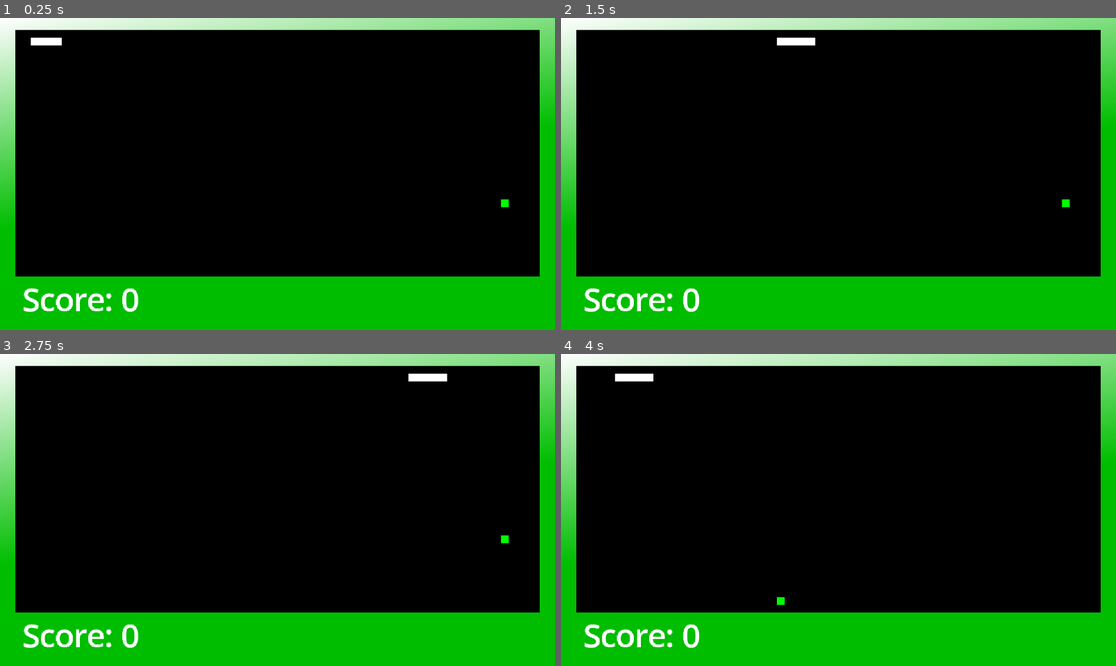
Above: before the commit, frames 1-4 (two rows, left to right).
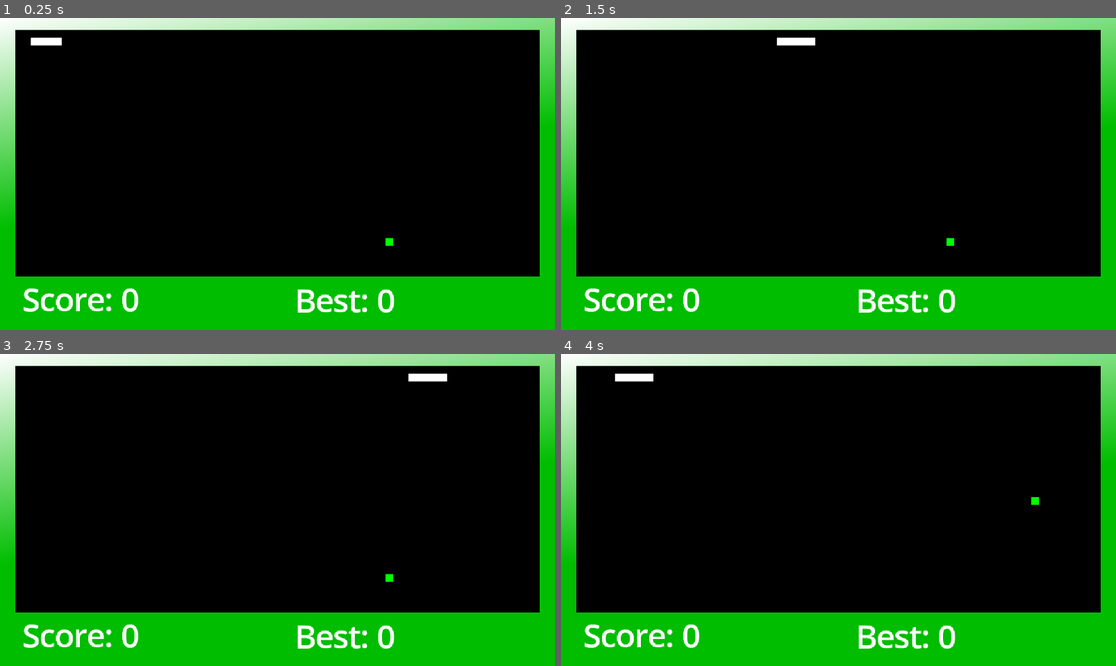
Above: after the commit, the same moments.

Repository: popcar2/GodotOS
Game: Godot game, scene res://Games/Snake/snake_scene.tscn
Two runs of this game, one before a commit and one after it. Both use one fixed random seed, a clock stepped at 60 frames per second and the inputs below. This scene is started directly instead of the project's main scene.
Inputs (mouse positions are in pixels of both pictures, inside the frame that each line leads up to):
- Up to frame 1 (0.25 s): no input
- Up to frame 2 (1.5 s): tap Enter (ui_accept) at 0.5, 1.25 s; drag from (677, 298) to (894, 105) at 0.52 s; drag from (727, 189) to (810, 236) at 1.27 s
- Up to frame 3 (2.75 s): tap Enter (ui_accept) at 2 s; move the mouse to (333, 441) at 2.02 s; hold A (move_left) from 2.03 s (still down); tap S (s) at 2.1 s; click (333, 441) at 2.17 s
- Up to frame 4 (4 s): release A (move_left) at 2.75 s; tap Enter (ui_accept) at 2.75 s; drag from (810, 572) to (672, 463) at 2.77 s; click "Play again" at 3.5 s

The runs differ from the first frame. In frame 1, 0.7% of the frame differs, in the area x 53-92%, y 58-95%; in frame 2, 0.7%; in frame 3, 0.7%; in frame 4, 0.7%.

Commit message:
gameplay improvements
- add high score display
- hide mouse while playing (unless it's moved)
- snake speeds up every 50 points
- apples always appear a little away from the edge

Also added logic to make sure the apple always appears,
even if the snake basically fills the screen.

Diff:
--- a/Games/Snake/SnakeBoard.gd
+++ b/Games/Snake/SnakeBoard.gd
@@ -4,6 +4,11 @@
 
 # This script runs basically the whole "snake" game.
 # It lives in the rectangle where we display the game.
+
+# Eat the apples, avoid hitting the wall or yourself!
+# Careful, you get longer as you eat more apples.
+# Also, every 50 points you move a bit faster.
+# Can you beat your high score?
 
 signal score_updated(old_score:int, new_score:int)
 signal game_ended(final_score:int)
@@ -24,7 +29,11 @@
 var initial_length := 5
 var length_increase := 10
 var time: float = 0.0
-var time_per_tick := 1.0/20.0
+var initial_fps := 20
+var time_per_tick := 1.0/initial_fps
+var increase_fps_every := 50
+# We keep a list of inputs to allow (right,down) on the same frame to be
+# interpreted as "turn right this frame, then down on the next frame."
 var inputs: Array[Vector2i] = []
 var score:= 0
 var apple: Vector2i = Vector2i(10,10)
@@ -49,6 +58,8 @@
 # Called when a key is pressed (or released, technically)
 func _input(event: InputEvent) -> void:
 	if !playing: return
+	if (event is InputEventMouseMotion and event.relative.length_squared()>1.0):
+		Input.mouse_mode = Input.MOUSE_MODE_VISIBLE
 	if !(event is InputEventKey and event.is_pressed()):
 		return
 	match event.keycode:
@@ -66,6 +77,7 @@
 	playing = true
 
 func init_game() -> void:
+	time_per_tick = 1.0/initial_fps
 	inc_score(-score)
 	board_image.fill(bg_color)
 	self.texture.update(board_image)
@@ -75,21 +87,30 @@
 	for i in range(initial_length):
 		body.push_back(head)
 	place_apple()
+	Input.mouse_mode = Input.MOUSE_MODE_HIDDEN
 
 func place_apple() -> void:
-	var attempts:= 100
+	var attempts:= 200
 	while (attempts > 0):
 		attempts -= 1
-		var pos := Vector2i(randi_range(0, sizeX-1), randi_range(0, sizeY-1))
+		var pos := Vector2i(1+randi_range(0, sizeX-3), 1+randi_range(0, sizeY-3))
 		var pix: Color = board_image.get_pixel(pos.x, pos.y)
-		if pix!=bg_color: continue
+		# This should be very unlikely to happen, but the "attempts>0" check is here so
+		# if we don't find a good spot for an apple then we still place one
+		# at random anyways. It's better to have an apple over the snake's body
+		# (visual glitch but still winnable) rather than to not have an apple at all
+		# (then the player is stuck).
+		if (pix!=bg_color and attempts>0): continue
 		apple = pos
 		board_image.set_pixel(apple.x, apple.y, apple_color)
 		return
-	print("Unable to place apple (?)")
+	print("Unable to place apple (?), this shouldn't happen it's a bug.")
 
 func inc_score(delta: int) -> void:
 	score += delta
+	@warning_ignore("integer_division")
+	var fps:int = initial_fps + (score/increase_fps_every)
+	time_per_tick = 1.0/fps
 	score_updated.emit(score-delta, score)
 
 func eat_apple() -> void:
@@ -100,6 +121,7 @@
 
 func game_over() -> void:
 	playing = false
+	Input.mouse_mode = Input.MOUSE_MODE_VISIBLE
 	game_ended.emit(score)
 
 func in_bounds(pos: Vector2i) -> bool:
@@ -120,6 +142,8 @@
 	var gone: Vector2i = body.pop_back()
 	body.push_front(head)
 	var pix: Color = board_image.get_pixel(head.x, head.y)
+	# Always redraw the apple just in case it's over the snake body
+	# (see place_apple).
 	board_image.set_pixel(apple.x, apple.y, apple_color)
 	board_image.set_pixel(head.x, head.y, snake_color)
 	board_image.set_pixel(gone.x, gone.y, bg_color)
--- a/Games/Snake/snake_scene.tscn
+++ b/Games/Snake/snake_scene.tscn
@@ -1,7 +1,8 @@
-[gd_scene load_steps=8 format=3 uid="uid://6e6rkceymrxy"]
+[gd_scene load_steps=9 format=3 uid="uid://6e6rkceymrxy"]
 
 [ext_resource type="Script" path="res://Games/Snake/SnakeBoard.gd" id="1_vn6nx"]
 [ext_resource type="Script" path="res://Games/Snake/SnakeLabel.gd" id="2_36w75"]
+[ext_resource type="Script" path="res://Games/Snake/SnakeBestScoreLabel.gd" id="3_3qlc5"]
 [ext_resource type="Script" path="res://Games/Snake/SnakeGameOver.gd" id="3_fyb7g"]
 
 [sub_resource type="Gradient" id="Gradient_lott4"]
@@ -38,7 +39,7 @@
 texture = SubResource("GradientTexture2D_mt1rj")
 script = ExtResource("1_vn6nx")
 
-[node name="Label" type="RichTextLabel" parent="Background"]
+[node name="ScoreLabel" type="RichTextLabel" parent="Background"]
 offset_left = 46.0
 offset_top = 541.0
 offset_right = 446.0
@@ -51,6 +52,19 @@
 text = "Score: 0"
 script = ExtResource("2_36w75")
 
+[node name="ScoreLabel2" type="RichTextLabel" parent="Background"]
+offset_left = 612.0
+offset_top = 543.0
+offset_right = 1012.0
+offset_bottom = 633.0
+theme_override_font_sizes/normal_font_size = 64
+theme_override_font_sizes/bold_font_size = 64
+theme_override_font_sizes/italics_font_size = 64
+theme_override_font_sizes/bold_italics_font_size = 64
+theme_override_font_sizes/mono_font_size = 64
+text = "Best: 0"
+script = ExtResource("3_3qlc5")
+
 [node name="GameOver" type="Control" parent="."]
 visible = false
 anchors_preset = 0
@@ -60,7 +74,7 @@
 offset_bottom = 40.0
 script = ExtResource("3_fyb7g")
 
-[node name="Label" type="RichTextLabel" parent="GameOver"]
+[node name="GameOverLabel" type="RichTextLabel" parent="GameOver"]
 layout_mode = 0
 offset_left = 203.0
 offset_top = 75.0
@@ -69,7 +83,7 @@
 theme_override_font_sizes/normal_font_size = 64
 text = "Game Over!"
 
-[node name="Button" type="Button" parent="GameOver"]
+[node name="RestartButton" type="Button" parent="GameOver"]
 layout_mode = 0
 offset_left = 194.0
 offset_top = 220.0
@@ -79,6 +93,8 @@
 text = "Play again"
 
 [connection signal="game_ended" from="Background/Board" to="GameOver" method="_on_board_game_ended"]
-[connection signal="score_updated" from="Background/Board" to="Background/Label" method="_on_board_score_updated"]
+[connection signal="game_ended" from="Background/Board" to="Background/ScoreLabel2" method="_on_board_game_ended"]
+[connection signal="score_updated" from="Background/Board" to="Background/ScoreLabel" method="_on_board_score_updated"]
 [connection signal="new_game_should_start" from="GameOver" to="Background/Board" method="_on_play_button_pressed"]
-[connection signal="pressed" from="GameOver/Button" to="GameOver" method="_on_button_pressed"]
+[connection signal="pressed" from="GameOver/RestartButton" to="GameOver" method="_on_button_pressed"]
+[connection signal="pressed" from="GameOver/RestartButton" to="Background/ScoreLabel2" method="_on_restart_button_pressed"]
